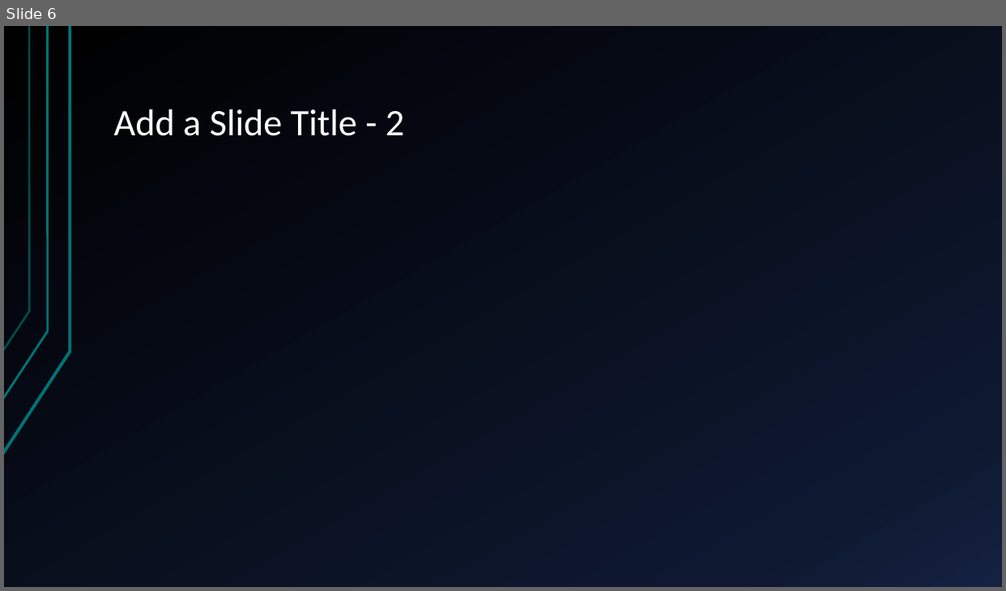
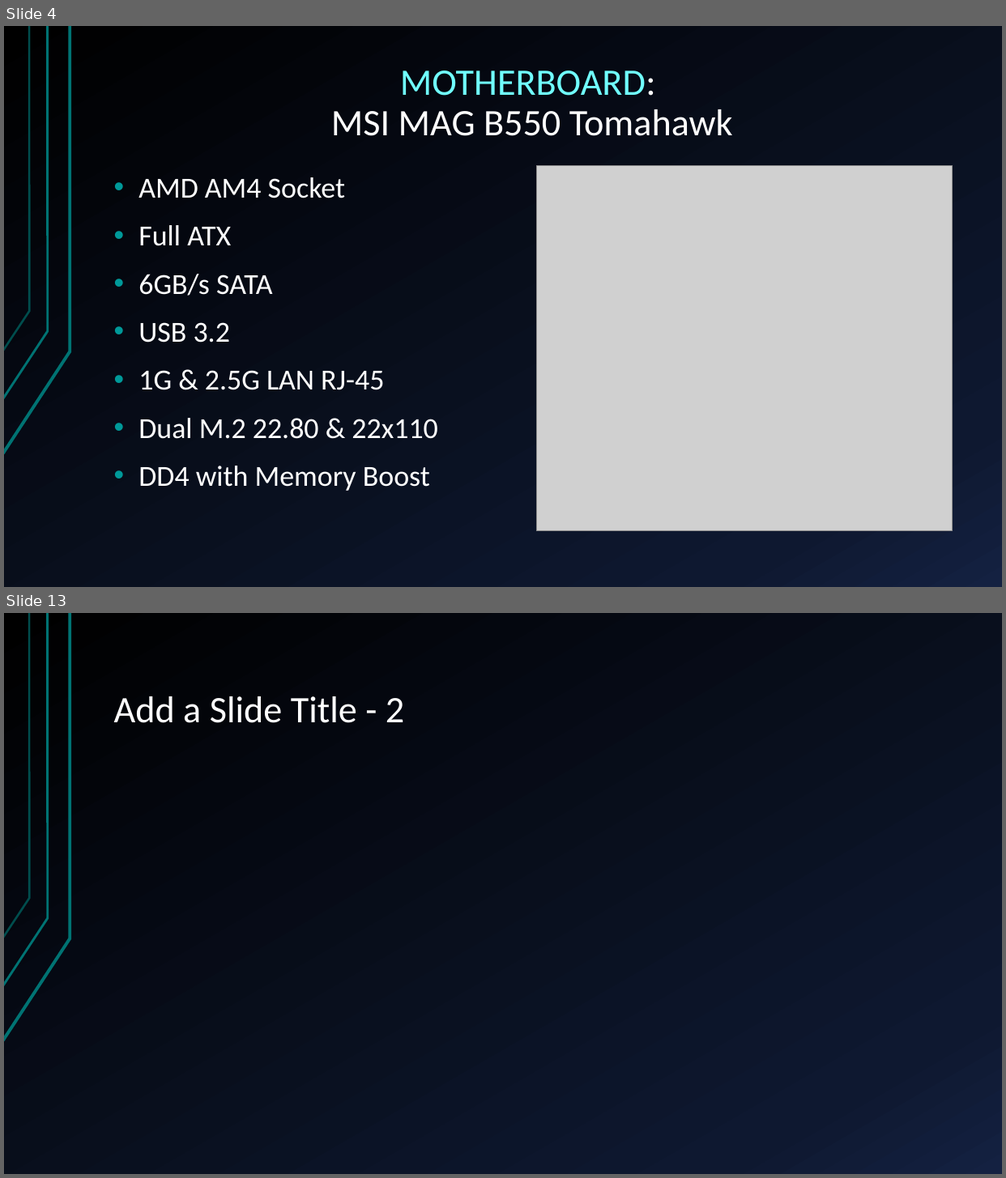
Before and after one commit to Ploppa-Smurph/ctec112_IT_HardwareSupport, a slide deck: buildPC.pptx. Shown one above the other, each under a label of ours: slide 6 before the commit, slides 4 and 13 after it; the slides between them are not shown. The pictures are 1006x591 and 1006x1178 pixels, drawn with LibreOffice and Linux fonts; fonts in the diff are those of the drawing; grey boxes stand for pictures. Boxes give left, top, right and bottom in pixels: in the first picture for what was removed or moved away, otherwise in the second. Text is boxed around its words. In the diff, an @@ line names an element or a change of style, - is before the commit and + after.

```diff
--- a/buildPC.pptx
+++ b/buildPC.pptx
@@ slide 4 added at box(4, 26, 1002, 587), background gradient #000000 to #0F1931 to #142242; not listed: 3 template elements that a slide beside it also shows @@
@@ title added at box(331, 71, 733, 136), 36 pt, text #FFFFFF @@
+MOTHERBOARD:
+MSI MAG B550 Tomahawk
@@ picture added at box(536, 166, 952, 531) @@
@@ text added at box(138, 177, 437, 491), 28 pt, text #FFFFFF @@
+• AMD AM4 Socket
+• Full ATX
+• 6GB/s SATA
+• USB 3.2
+• 1G & 2.5G LAN RJ-45
+• Dual M.2 22.80 & 22x110
+• DD4 with Memory Boost
@@ what was slide 6 is now slide 13 @@
```
Also in this commit, not shown: 3 slides changed, 8 other slides added, 7 slides removed, 1 other file.
